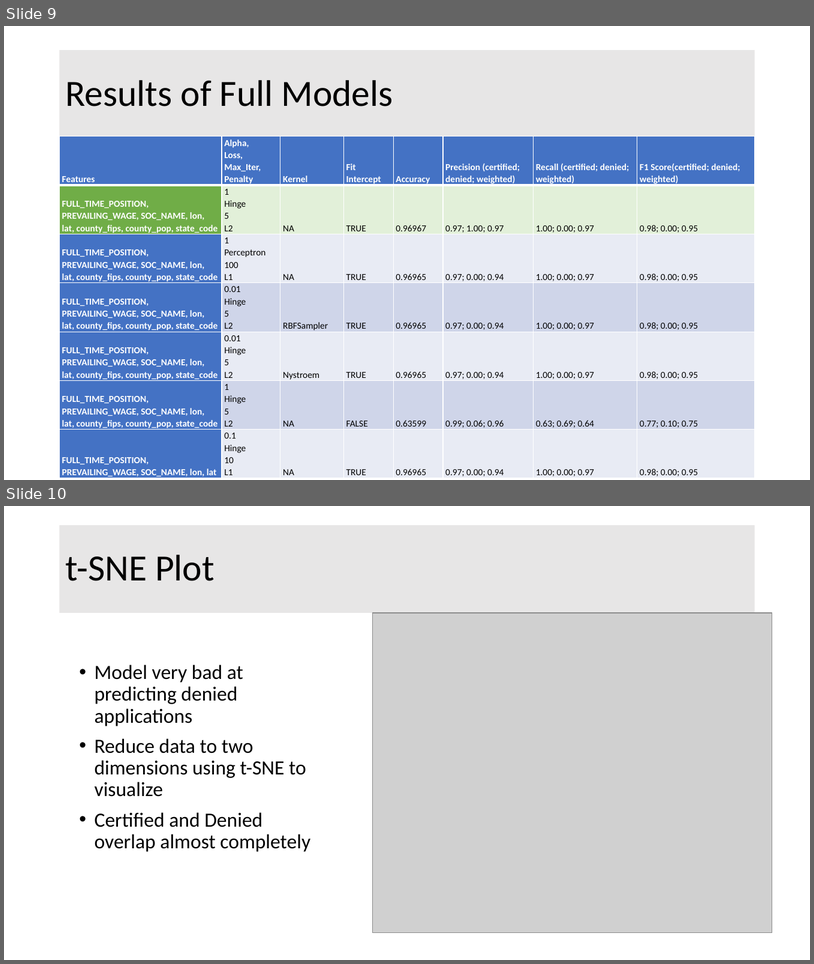
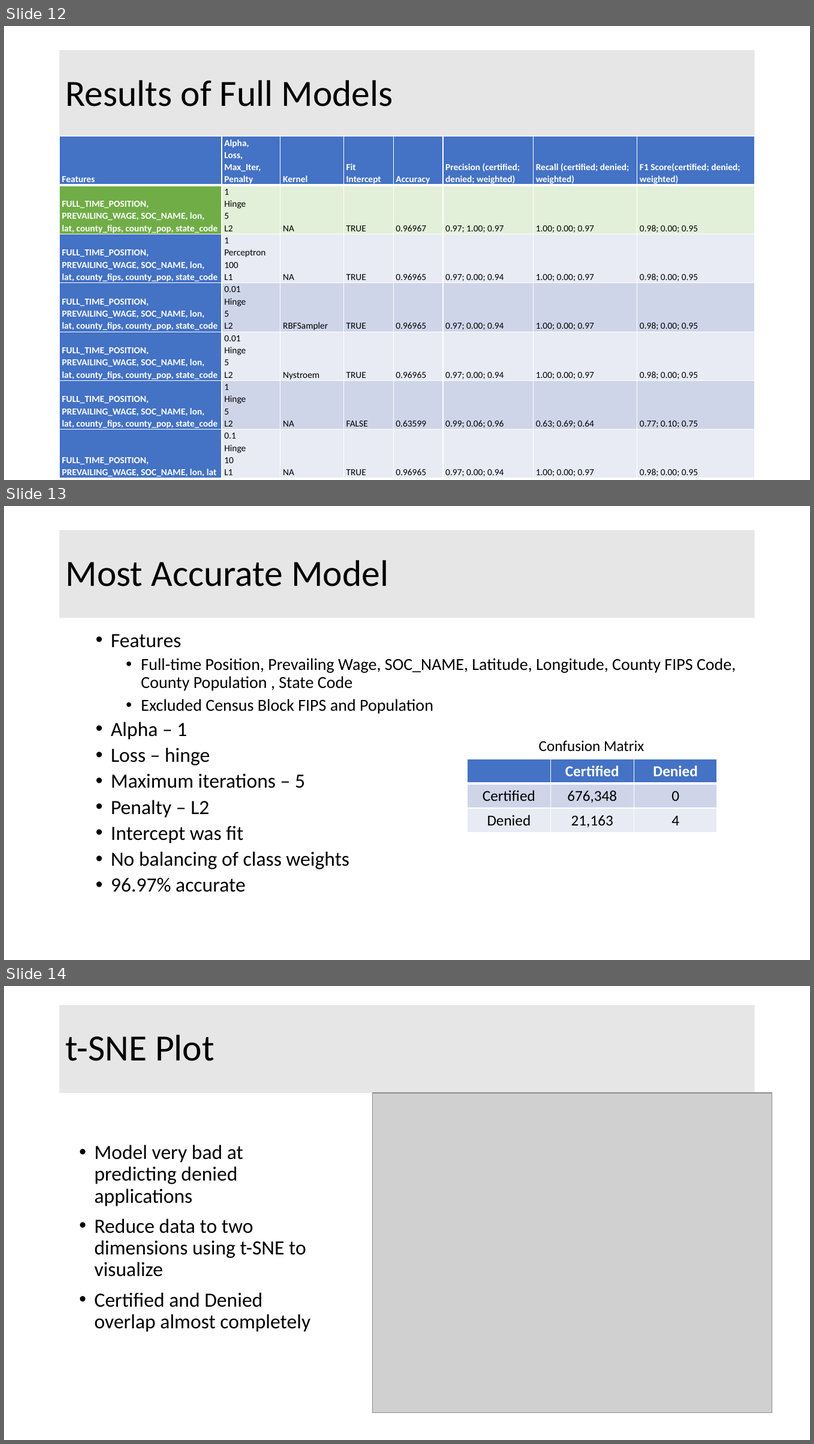
Before and after one commit to Liptoni/Springboard, a slide deck: H1B_Capstone/Summaries/Capstone_1_Presentations.pptx. Shown one above the other, each under a label of ours: slides 9 and 10 before the commit, slides 12, 13 and 14 after it. The pictures are 814x964 and 814x1444 pixels, drawn with LibreOffice and Linux fonts; fonts in the diff are those of the drawing; grey boxes stand for pictures. Boxes give left, top, right and bottom in pixels: in the first picture for what was removed or moved away, otherwise in the second. Text is boxed around its words. In the diff, an @@ line names an element or a change of style, - is before the commit and + after.

```diff
--- a/H1B_Capstone/Summaries/Capstone_1_Presentations.pptx
+++ b/H1B_Capstone/Summaries/Capstone_1_Presentations.pptx
@@ slide 13 added at bbox=[4, 506, 810, 960], background #FFFFFF @@
@@ title added at bbox=[60, 530, 755, 618], fill #E7E6E6, 44 pt, text #000000 @@
+Most Accurate Model
@@ text added at bbox=[111, 634, 736, 892], 20 pt, text #000000 @@
+  • Features
+    • Full-time Position, Prevailing Wage, SOC_NAME, Latitude, Longitude, County FIPS Code, County Population , State Code
+    • Excluded Census Block FIPS and Population
+  • Alpha – 1
+  • Loss – hinge
+  • Maximum iterations – 5
+  • Penalty – L2
+  • Intercept was fit
+  • No balancing of class weights
+  • 96.97% accurate
@@ text added at bbox=[539, 740, 644, 751], 18 pt, text #000000 @@
+Confusion Matrix
@@ table added at bbox=[467, 759, 718, 832], 3 rows, 3 columns @@
+ | Certified | Denied
+Certified | 676,348 | 0
+Denied | 21,163 | 4
@@ what was slide 9 is now slide 12 @@
@@ what was slide 10 is now slide 14 @@
```
Also in this commit, not shown: 2 slides changed, 4 other slides added, 1 slide removed.
